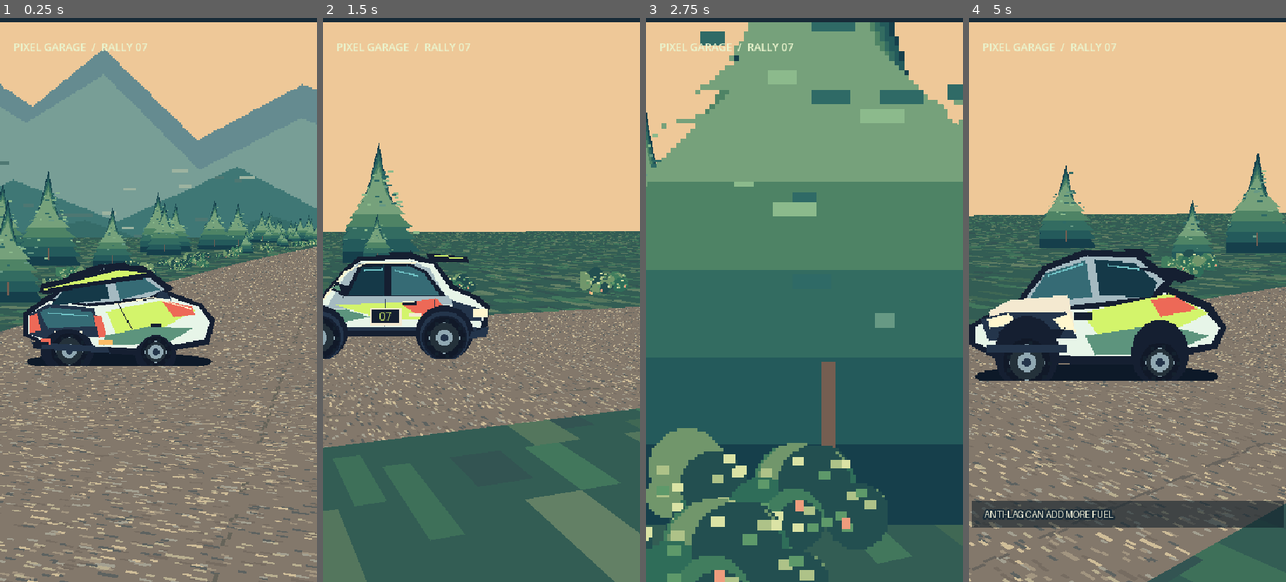
Above: before the commit, frames 1-4 (left to right).
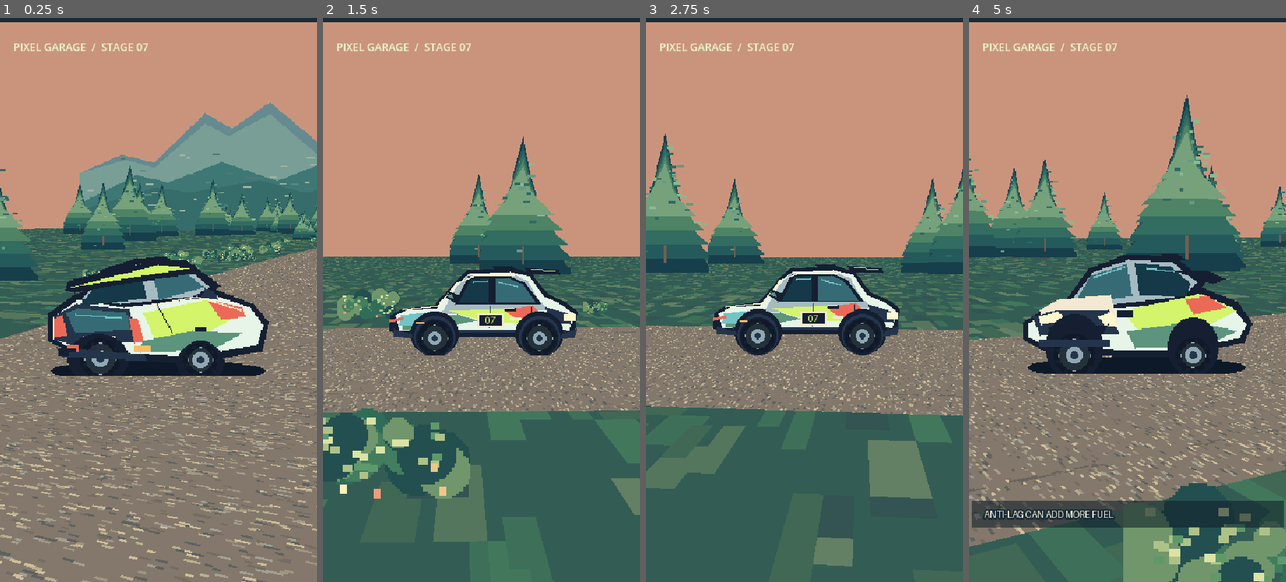
Above: after the commit, the same moments.

Repository: YunRah2103/Pixel-videos
Game: Godot game, scene res://Main.tscn
Same seed, same stepped clock (60 frames per second), same inputs: the game is played once before the commit and once after it.
Inputs:
- Up to frame 1 (0.25 s): no input
- Up to frame 2 (1.5 s): no input
- Up to frame 3 (2.75 s): no input
- Up to frame 4 (5 s): no input

The runs differ from the first frame. In frame 1, 56% of the frame differs, in the area x 0-100%, y 0-100%; in frame 2, 70%; in frame 3, 78%; in frame 4, 71%.

Commit message:
feat: replace weak shots with close tracked framing, animated dust, richer 3D countryside layers, clearer exhaust and pixel titles

Diff:
--- a/experiments/pixel-garage-godot-25d/godot/Main.gd
+++ b/experiments/pixel-garage-godot-25d/godot/Main.gd
@@ -9,6 +9,12 @@
 var hero: Sprite3D
 var exhaust: Sprite3D
 var camera: Camera3D
+var ridge: Sprite3D
+var sun: Sprite3D
+var clouds: Sprite3D
+var dust: Array[Sprite3D] = []
+var title_overlay: TextureRect
+var finishing_overlay: TextureRect
 var caption: TextureRect
 var caption_bg: ColorRect
 var shot_label: Label
@@ -25,6 +31,7 @@
     _create_road()
     _create_forest()
     _create_car()
+    _create_dust()
     _create_camera()
     _create_overlays()
     _step_frame()
@@ -52,16 +59,23 @@
     var world := WorldEnvironment.new()
     var env := Environment.new()
     env.background_mode = Environment.BG_COLOR
-    env.background_color = Color("#eec898")
+    env.background_color = Color("#ca947c")
     env.ambient_light_source = Environment.AMBIENT_SOURCE_COLOR
-    env.ambient_light_color = Color("#d6e4b1")
+    env.ambient_light_color = Color("#d7bda9")
     env.ambient_light_energy = 1.0
     env.tonemap_mode = Environment.TONE_MAPPER_LINEAR
     world.environment = env
     add_child(world)
     # The silhouette is an authored 2D sprite in a real distant 3D plane.
-    var ridge := _sprite("mountains", 0.57, Vector3(0, 48, -340), self)
-    ridge.scale = Vector3(1.5, 1.4, 1.0)
+    ridge = _sprite("mountains", 0.32, Vector3(0, 42, -320), self)
+    ridge.scale = Vector3(1.45, 1.15, 1.0)
+    ridge.render_priority = 0
+    clouds = _sprite("clouds", 0.25, Vector3(-4, 70, -314), self)
+    clouds.scale = Vector3(1.8, 1.2, 1)
+    clouds.render_priority = 0
+    sun = _sprite("sun", 0.10, Vector3(-34, 56, -300), self)
+    sun.scale = Vector3(1.4, 1.4, 1)
+    sun.render_priority = 0
 
 func _create_road() -> void:
     var ground_mesh := PlaneMesh.new()
@@ -106,34 +120,51 @@
 
 func _create_forest() -> void:
     # Fixed seeded positions in 3D. The camera overtakes them by actual depth.
-    for i in range(260):
+    for i in range(350):
         var z := rng.randf_range(TRACK_END, 50.0)
         var side := -1.0 if i % 2 == 0 else 1.0
-        var lane_offset := rng.randf_range(6.0, 34.0)
+        var lane_offset := rng.randf_range(6.6, 52.0)
         var x := _road_centre(z) + side * lane_offset
-        var sz := rng.randf_range(0.60, 1.95)
-        var pine := _sprite("pine_%d" % (i%6), .024, Vector3(x, 2.15*sz, z), self)
+        var sz := rng.randf_range(0.68, 2.15)
+        var pine := _sprite("pine_%d" % (i%9), .026, Vector3(x, 2.85*sz, z), self)
         pine.scale = Vector3(sz, sz, 1)
         pine.modulate = Color(1.0, 1.0, 1.0, 1.0)
-    for i in range(320):
+    for i in range(290):
         var z := rng.randf_range(TRACK_END, 50.0)
         var side := -1.0 if i % 2 == 0 else 1.0
         var x := _road_centre(z) + side*rng.randf_range(5.5, 9.8)
         var sz := rng.randf_range(.55, 1.3)
-        var bush := _sprite("bush_%d" % (i%5), .016, Vector3(x, .45*sz, z), self)
+        var bush := _sprite("bush_%d" % (i%7), .019, Vector3(x, .42*sz, z), self)
         bush.scale = Vector3(sz, sz, 1)
+    for i in range(160):
+        var z := rng.randf_range(TRACK_END, 50.0)
+        var side := -1.0 if i%2 == 0 else 1.0
+        var x := _road_centre(z) + side*rng.randf_range(6.2, 19.0)
+        var scale_f := rng.randf_range(.65, 1.45)
+        var item: Sprite3D
+        if i%3 == 0:
+            item = _sprite("rock_%d" % (i%6), .015, Vector3(x, .2*scale_f, z), self)
+        else:
+            item = _sprite("flowers_%d" % (i%8), .015, Vector3(x, .22*scale_f, z), self)
+        item.scale = Vector3(scale_f, scale_f, 1)
 
 func _create_car() -> void:
     hero = _sprite("car_rear_34", .020, Vector3(0, 1.16, 0), self)
     hero.render_priority = 3
-    exhaust = _sprite("flame", .015, Vector3(.65, .49, .14), self)
+    exhaust = _sprite("flame_0", .022, Vector3(.65, .49, .14), self)
     exhaust.visible = false
     exhaust.render_priority = 4
+
+func _create_dust() -> void:
+    for i in range(8):
+        var puff := _sprite("dust_%d" % (i%4), .019, Vector3(), self)
+        puff.render_priority = 2
+        dust.append(puff)
 
 func _create_camera() -> void:
     camera = Camera3D.new()
     camera.current = true
-    camera.fov = 47.0
+    camera.fov = 51.0
     camera.near = .1
     camera.far = 850.0
     add_child(camera)
@@ -163,62 +194,93 @@
     shot_label.position=Vector2(15,25)
     shot_label.add_theme_color_override("font_color",Color("#eaf4cd"))
     shot_label.add_theme_font_size_override("font_size",12)
-    shot_label.text="PIXEL GARAGE  /  RALLY 07"
+    shot_label.text="PIXEL GARAGE  /  STAGE 07"
     canvas.add_child(shot_label)
+    title_overlay = TextureRect.new()
+    title_overlay.position = Vector2(10, 71)
+    title_overlay.size = Vector2(340, 46)
+    title_overlay.texture = _tex("opening_title")
+    title_overlay.texture_filter = CanvasItem.TEXTURE_FILTER_NEAREST
+    title_overlay.expand_mode = TextureRect.EXPAND_IGNORE_SIZE
+    canvas.add_child(title_overlay)
+    finishing_overlay = TextureRect.new()
+    finishing_overlay.position = Vector2(22, 565)
+    finishing_overlay.size = Vector2(318, 46)
+    finishing_overlay.texture = _tex("final_title")
+    finishing_overlay.texture_filter = CanvasItem.TEXTURE_FILTER_NEAREST
+    finishing_overlay.expand_mode = TextureRect.EXPAND_IGNORE_SIZE
+    canvas.add_child(finishing_overlay)
 
 func _is_flame(now: float) -> bool:
     return (now>0.58 and now<1.45) or (now>7.1 and now<8.35) or (now>10.7 and now<11.5) or (now>13.65 and now<14.33)
 
 func _step_frame() -> void:
     t = float(frame_number)/FPS
-    # Shared motion drives car, camera, wheels and exhaust. Never scroll a 2D background.
-    z_car = -17.2 * t - 0.7*sin(t*2.1)
+    # True shared forward motion; road and props remain at fixed world positions.
+    z_car = -19.4*t - 0.7*sin(t*1.4)
     var cx := _road_centre(z_car)
-    body_bounce = 0.024*sin(t*27.0) + 0.018*sin(t*45.0)
-    hero.position = Vector3(cx,1.16+body_bounce,z_car)
-    exhaust.position = Vector3(cx-1.12, .63+body_bounce, z_car+.28)
-    exhaust.visible = _is_flame(t)
-    exhaust.scale = Vector3(.72+.19*sin(t*52.0),.72+.15*cos(t*47.0),1)
+    body_bounce = 0.027*sin(t*31.0) + 0.011*sin(t*61.0)
+    hero.position = Vector3(cx, 1.16+body_bounce, z_car)
+    var target := Vector3(cx, 1.35, z_car)
+    var placement := Vector3(cx+4.3, 2.8, z_car+10.0)
+    var car_name := "car_rear_34"
+    var flame_visible := _is_flame(t)
+    title_overlay.visible = t<2.75
+    finishing_overlay.visible = t>13.35
     caption.visible = false
     caption_bg.visible = false
-    var target := Vector3(cx,1.08,z_car-2.0)
-    var placement := Vector3(cx+5.3,3.0,z_car+12.2)
-    var car_name := "car_rear_34"
-    if t < 3.0:
-        placement = Vector3(cx+5.1,2.8,z_car+12.4)
-        target = Vector3(cx,1.1,z_car-2.8)
+    if t<3.0:
+        placement=Vector3(cx+4.0+0.35*sin(t*1.5),2.7,z_car+9.8-1.2*(t/3.0))
+        target=Vector3(cx,1.34,z_car-0.2)
         car_name="car_rear_34"
     elif t<6.0:
-        placement = Vector3(cx+11.7,2.45,z_car+2.5)
-        target = Vector3(cx,1.0,z_car-2.1)
+        var u := t-3.0
+        placement=Vector3(cx+12.9,2.3+0.11*sin(u*1.3),z_car+0.4-0.65*u)
+        target=Vector3(cx,1.23,z_car)
         car_name="car_side"
+        flame_visible=false
     elif t<10.0:
-        placement = Vector3(cx+2.35,1.38,z_car+5.1)
-        target = Vector3(cx-.8,.7,z_car)
+        var u := t-6.0
+        placement=Vector3(cx+4.0,1.85,z_car+7.8+0.25*sin(u))
+        target=Vector3(cx-0.2,1.05,z_car+0.5)
         car_name="car_rear_34"
-        caption.visible = true
-        caption_bg.visible = true
-        caption.texture = _tex("caption_flame")
+        caption.visible=true
+        caption_bg.visible=true
+        caption.texture=_tex("caption_flame")
     elif t<13.0:
-        placement = Vector3(cx-7.5,2.7,z_car-6.8)
-        target = Vector3(cx,1.2,z_car+.8)
+        var u:=t-10.0
+        placement=Vector3(cx-8.9,2.5,z_car-5.3+0.35*u)
+        target=Vector3(cx,1.32,z_car-0.1)
         car_name="car_front_34"
-        exhaust.visible = false
-        caption.visible = true
-        caption_bg.visible = true
-        caption.texture = _tex("caption_antilag")
+        flame_visible=false
+        caption.visible=true
+        caption_bg.visible=true
+        caption.texture=_tex("caption_antilag")
     else:
-        placement = Vector3(cx+8.6,4.5,z_car+20.0)
-        target = Vector3(cx,1.5,z_car-8.0)
+        var u:=t-13.0
+        placement=Vector3(cx+7.2+u*.4,4.2,z_car+13.0-u*2.1)
+        target=Vector3(cx,1.0,z_car-1.3)
         car_name="car_rear_34"
-    # Sprite-frame wheel animation shares the exact same elapsed time as the car motion.
     if car_name in ["car_side", "car_front_34", "car_rear_34"]:
-        car_name += "_%d" % (int(t*20.0) % 4)
+        car_name += "_%d" % (int(t*24.0)%4)
     hero.texture=_tex(car_name)
-    hero.rotation.z = .016*sin(t*2.2)
+    hero.rotation.z=.019*sin(t*1.9)+.016*sin(t*21.0)
+    exhaust.position=Vector3(cx-1.63,.76+body_bounce,z_car+1.05)
+    exhaust.visible=flame_visible
+    if flame_visible:
+        exhaust.texture=_tex("flame_%d" % (int(t*18.0)%3))
+        exhaust.scale=Vector3(1.15+.14*sin(t*47.0),.83+.09*cos(t*53.0),1)
+    for i in range(dust.size()):
+        var puff:=dust[i]
+        var age:=fmod(t*.85+float(i)/float(dust.size()),1.0)
+        puff.position=Vector3(cx+(-1.5 if i%2==0 else 1.45)+sin(t*2.0+i)*.18,.22+age*.66,z_car+1.2+age*6.1)
+        puff.scale=Vector3(.45+age*.88,.38+age*.72,1)
+        puff.transparency=.22+age*.73
+    ridge.position=Vector3(cx*.12,43,z_car-320)
+    clouds.position=Vector3(-23+sin(t*.22)*3.0,70,z_car-332)
+    sun.position=Vector3(-38,54,z_car-325)
     camera.position=placement
     camera.look_at(target,Vector3.UP)
-    # Preserve clean cut at final frame; no outro.
 
 func _process(_delta: float) -> void:
     frame_number += 1
